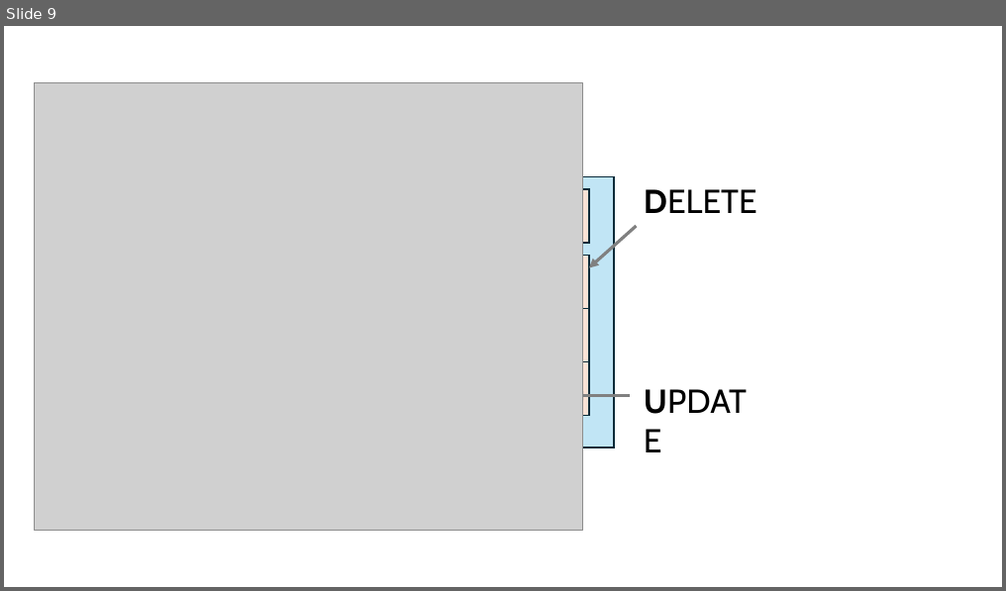
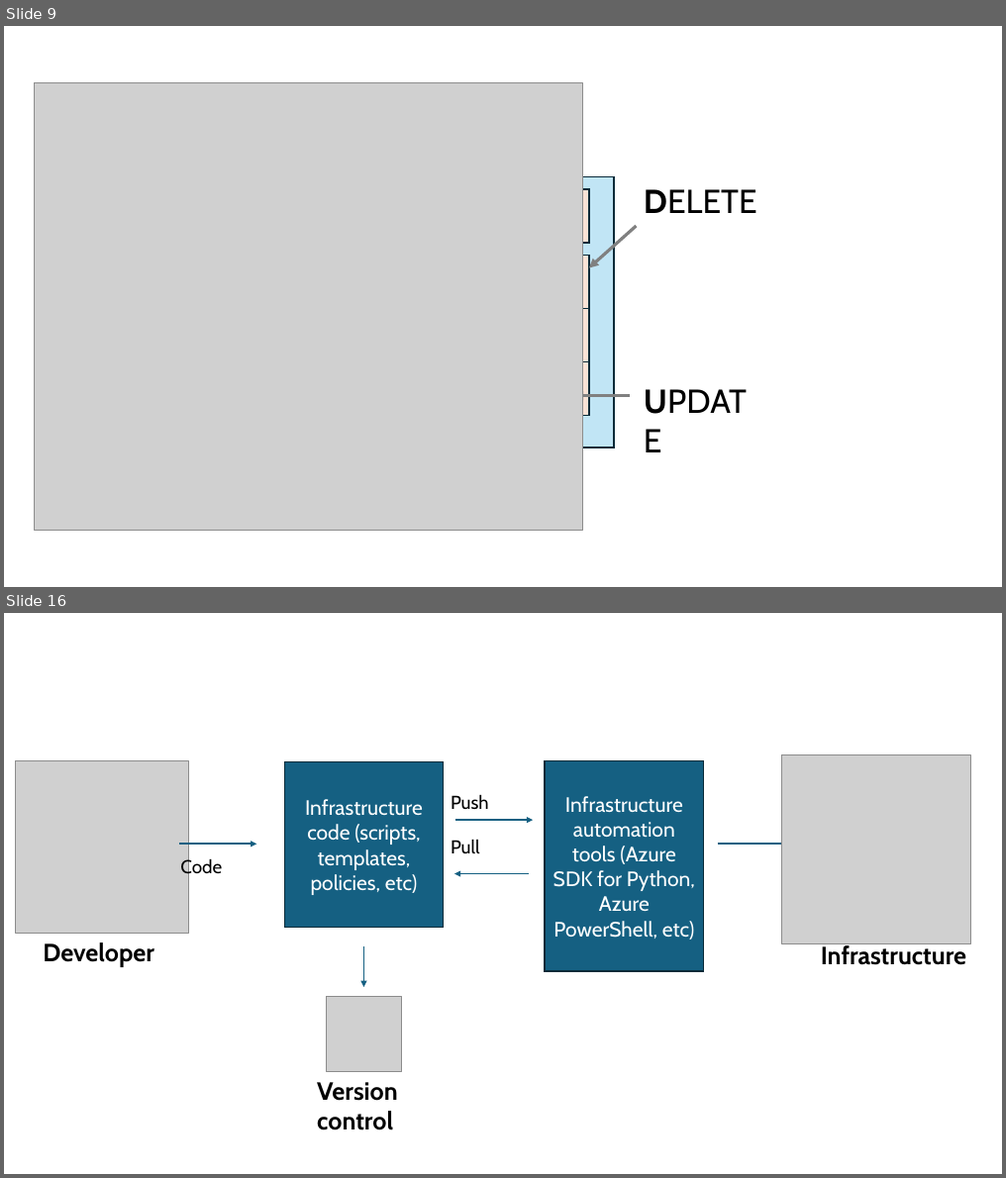
Before and after one commit to stringfestdata/images-for-web-embeds, a slide deck: ppt-staging-for-web-embeds.pptx. Shown one above the other, each under a label of ours: slide 9 before the commit, slides 9 and 16 after it; the slides between them are not shown. The pictures are 1006x591 and 1006x1178 pixels, drawn with LibreOffice and Linux fonts; fonts in the diff are those of the drawing; grey boxes stand for pictures. Boxes give left, top, right and bottom in pixels: in the first picture for what was removed or moved away, otherwise in the second. Text is boxed around its words. In the diff, an @@ line names an element or a change of style, - is before the commit and + after.

```diff
--- a/ppt-staging-for-web-embeds.pptx
+++ b/ppt-staging-for-web-embeds.pptx
@@ slide 16 added at [4,613,1002,1174], background #FFFFFF @@
@@ picture added at [16,761,189,934] @@
@@ rectangle added at [546,761,704,970], fill #156082, outline #092A39 1.5 pt, 20 pt, text #FFFFFF @@
+Infrastructure automation tools (Azure SDK for Python, Azure PowerShell, etc)
@@ picture added at [782,756,970,944] @@
@@ rectangle added at [285,761,444,928], fill #156082, outline #092A39 1.5 pt, 20 pt, text #FFFFFF @@
+Infrastructure code (scripts, templates, policies, etc)
@@ text added at [450,794,489,855], 18 pt, text #000000 @@
+Push
+Pull
@@ arrow added from (455, 820) to (534, 820), #156082 1.5 pt @@
@@ arrow added from (179, 845) to (257, 845), #156082 1.5 pt @@
@@ arrow added from (718, 845) to (795, 845), #156082 1.5 pt @@
@@ text added at [180,858,222,878], 18 pt, text #000000 @@
+Code
@@ arrow added from (529, 874) to (454, 874), #156082 1.5 pt @@
@@ text added at [43,943,154,967], 24 pt, text #000000, bold @@
+Developer
@@ arrow added from (364, 947) to (364, 987), #156082 1.5 pt @@
@@ text added at [821,944,966,965], 24 pt, text #000000, bold @@
+Infrastructure
@@ picture added at [327,997,402,1072] @@
@@ text added at [317,1082,398,1131], 24 pt, text #000000, bold @@
+Version control
```
Also in this commit, not shown: 6 other slides added.
